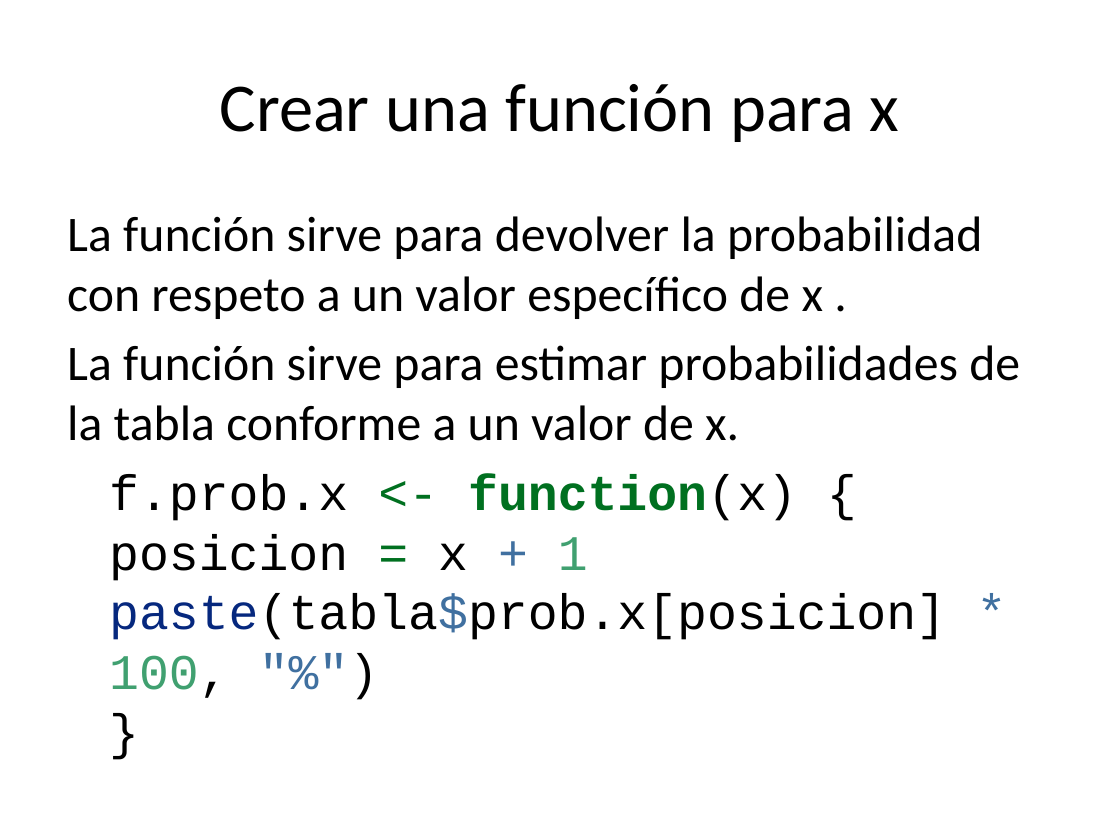
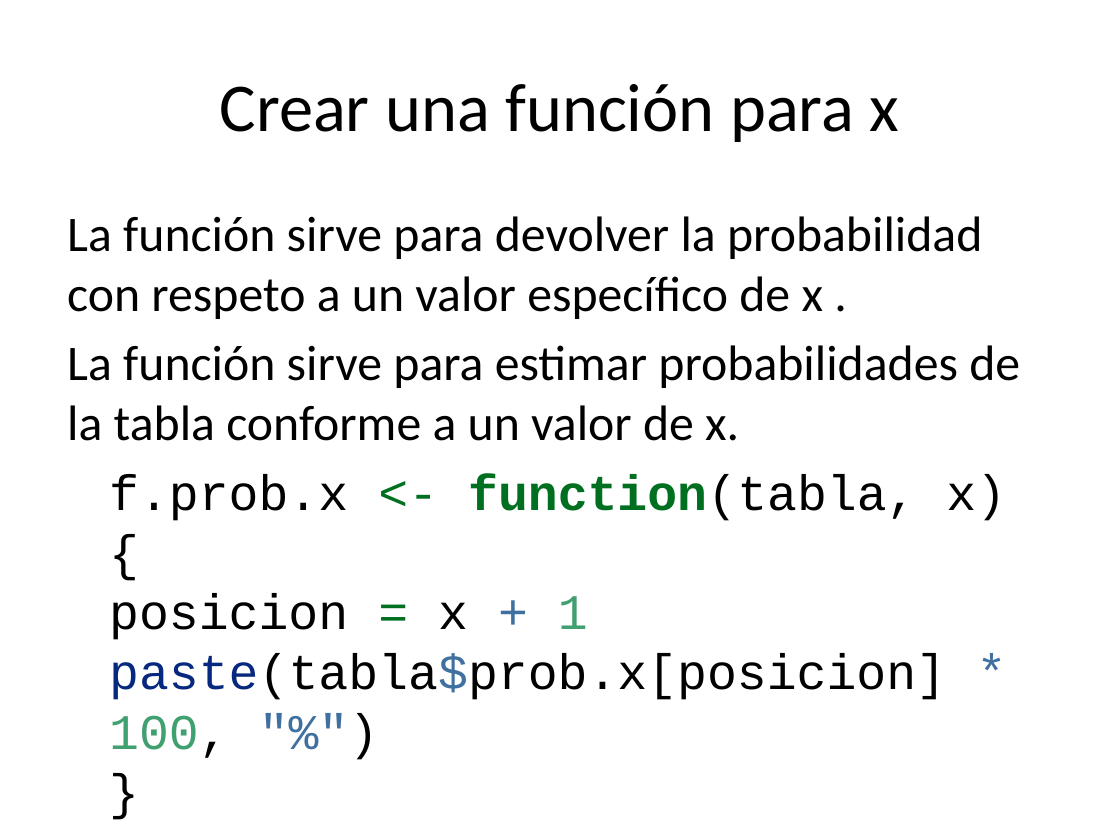
Before and after one commit to rpizarrog/CIIT.-Diplomado-en-Ciencia-de-los-Datos-e-IoT, a slide deck: slide 7 of Módulo II/probabilidad/variables-aleatorias-discretas.pptx. Drawn at 1120x840 pixels with LibreOffice and Linux fonts; fonts in the diff are those of the drawing. Boxes give left, top, right and bottom in pixels: in the first picture for what was removed or moved away, otherwise in the second. Text is boxed around its words. In the diff, an @@ line names an element or a change of style, - is before the commit and + after.

```diff
--- a/Módulo II/probabilidad/variables-aleatorias-discretas.pptx
+++ b/Módulo II/probabilidad/variables-aleatorias-discretas.pptx
@@ text at [109, 474, 1006, 758]: text changed @@
-f.prob.x <- function(x) {
-posicion = x + 1
-paste(tabla$prob.x[posicion] * 100, "%")
-}
+f.prob.x <- function(tabla, x) {
+posicion = x + 1
+paste(tabla$prob.x[posicion] * 100, "%")
+}
```
Also in this commit, not shown: 4 other slides changed, 3 slides added, 1 other file.
